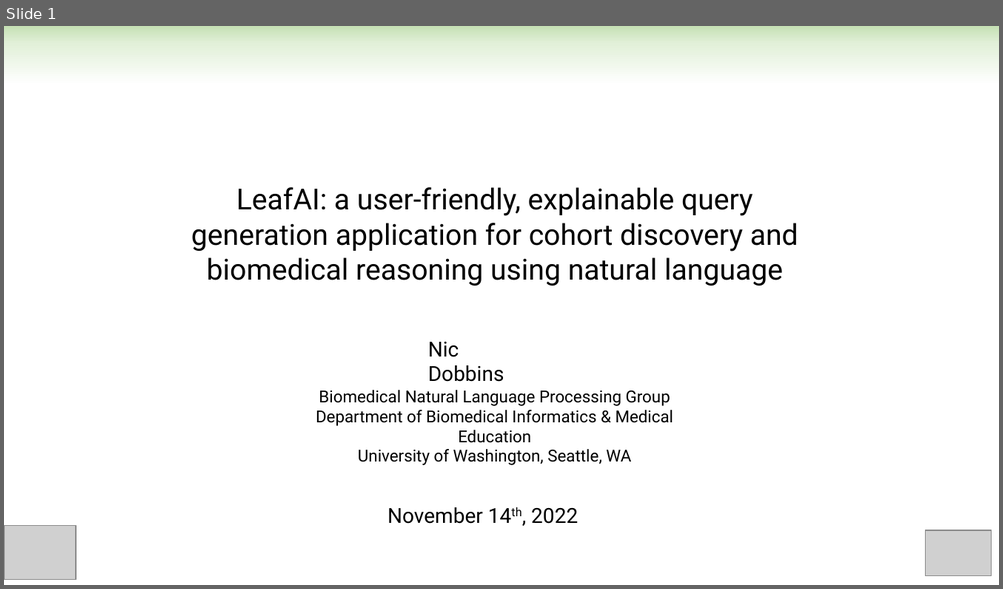
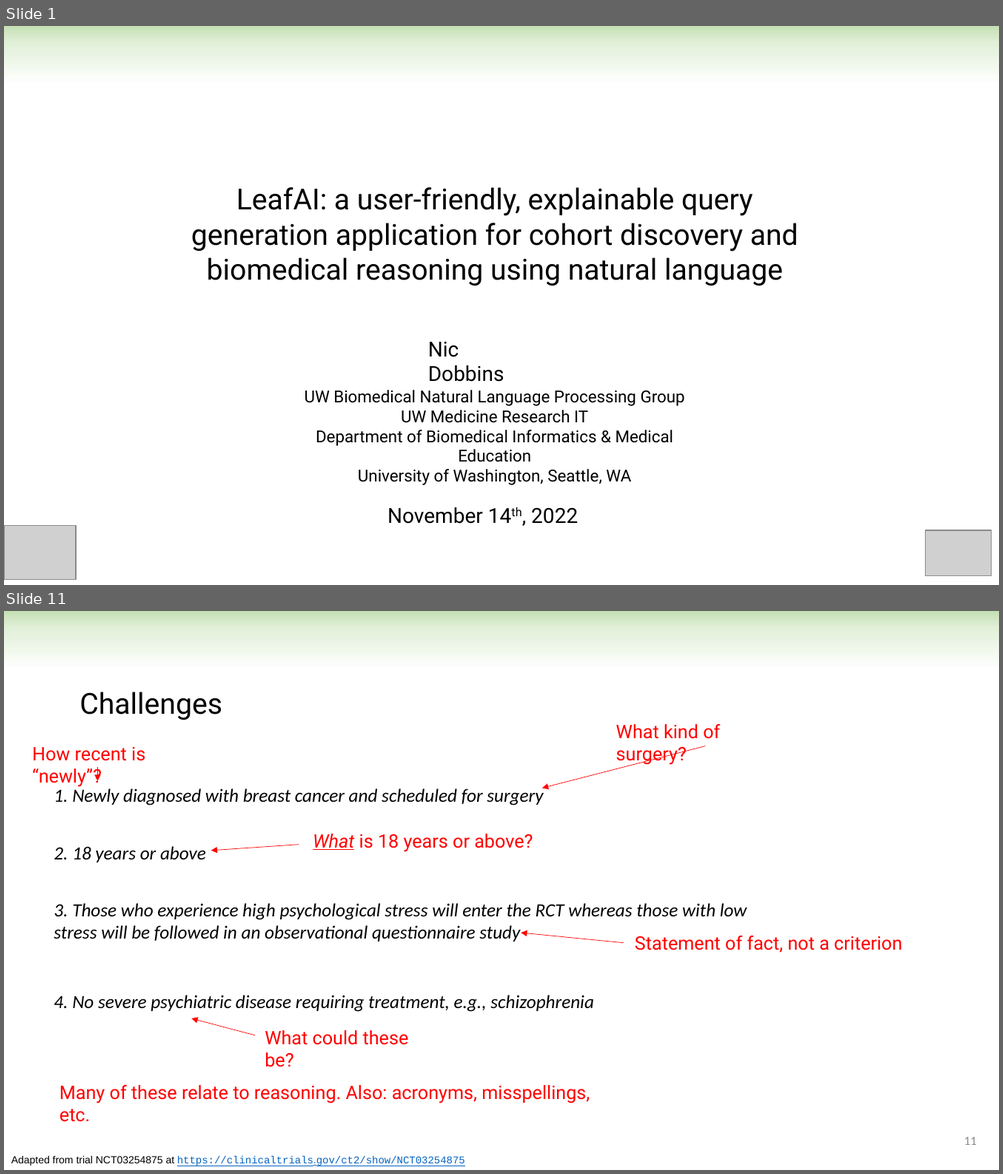
Before and after one commit to ndobb/dissertation, a slide deck: 4_general_exam/presentation/nic_dobbins_general_exam.pptx. Shown one above the other, each under a label of ours: slide 1 before the commit, slides 1 and 11 after it; the slides between them are not shown. The pictures are 1003x589 and 1003x1174 pixels, drawn with LibreOffice and Linux fonts; fonts in the diff are those of the drawing; grey boxes stand for pictures. Boxes give left, top, right and bottom in pixels: in the first picture for what was removed or moved away, otherwise in the second. Text is boxed around its words. In the diff, an @@ line names an element or a change of style, - is before the commit and + after.

```diff
--- a/4_general_exam/presentation/nic_dobbins_general_exam.pptx
+++ b/4_general_exam/presentation/nic_dobbins_general_exam.pptx
@@ slide 11 added at [4, 611, 999, 1170], background #FFFFFF; not listed: 1 template element that a slide beside it also shows @@
@@ text added at [79, 692, 222, 720], 28 pt, text #000000 @@
+Challenges
@@ text added at [616, 724, 720, 765], 18 pt, text #FF0000 @@
+What kind of surgery?
@@ text added at [32, 747, 145, 787], 18 pt, text #FF0000 @@
+How recent is “newly”?
@@ arrow added from (706, 746) to (542, 789), #FF0000 0.5 pt @@
@@ text added at [54, 787, 747, 1012], 18 pt, text #000000, italic @@
+1. Newly diagnosed with breast cancer and scheduled for surgery
+2. 18 years or above
+3. Those who experience high psychological stress will enter the RCT whereas those with low stress will be followed in an observational questionnaire study
+4. No severe psychiatric disease requiring treatment, e.g., schizophrenia
@@ arrow added from (97, 767) to (97, 781), #FF0000 0.5 pt @@
@@ arrow added from (299, 845) to (210, 851), #FF0000 0.5 pt @@
@@ text added at [313, 834, 532, 852], 18 pt, text #FF0000 @@
+What is 18 years or above?
@@ arrow added from (623, 943) to (521, 934), #FF0000 0.5 pt @@
@@ text added at [634, 936, 902, 953], 18 pt, text #FF0000 @@
+Statement of fact, not a criterion
@@ arrow added from (255, 1036) to (191, 1019), #FF0000 0.5 pt @@
@@ text added at [264, 1031, 409, 1068], 18 pt, text #FF0000 @@
+What could these be?
@@ text added at [60, 1085, 589, 1104], 18 pt, text #FF0000 @@
+Many of these relate to reasoning. Also: acronyms, misspellings, etc.
@@ page number added at [964, 1137, 976, 1145], 12 pt, text #8C8C8C @@
+11
@@ text added at [11, 1156, 465, 1167], 10 pt, text #0563C1, underline @@
+Adapted from trial NCT03254875 at https://clinicaltrials.gov/ct2/show/NCT03254875
@@ slide 1 changed as well @@
@@ text at [304, 390, 685, 463]: text changed @@
-Biomedical Natural Language Processing Group
-Department of Biomedical Informatics & Medical Education
+UW Biomedical Natural Language Processing Group
+UW Medicine Research IT
+Department of Biomedical Informatics & Medical Education
```
Also in this commit, not shown: 1 other slide changed, 26 other slides added, 3 slides removed, 3 other files.
